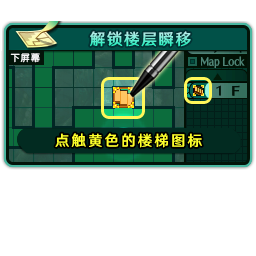
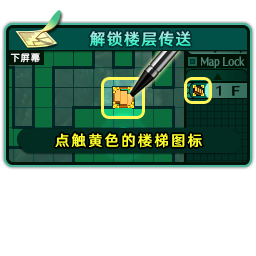
Before/after of a 256px x 256px layered artwork. What changed in the layer stack:
renamed "解锁楼层瞬移" to "解锁楼层传送", painted on it over [157, 31, 191, 47]
renamed "图层 1" to "图层 6", painted on it over [49, 10, 193, 49]
